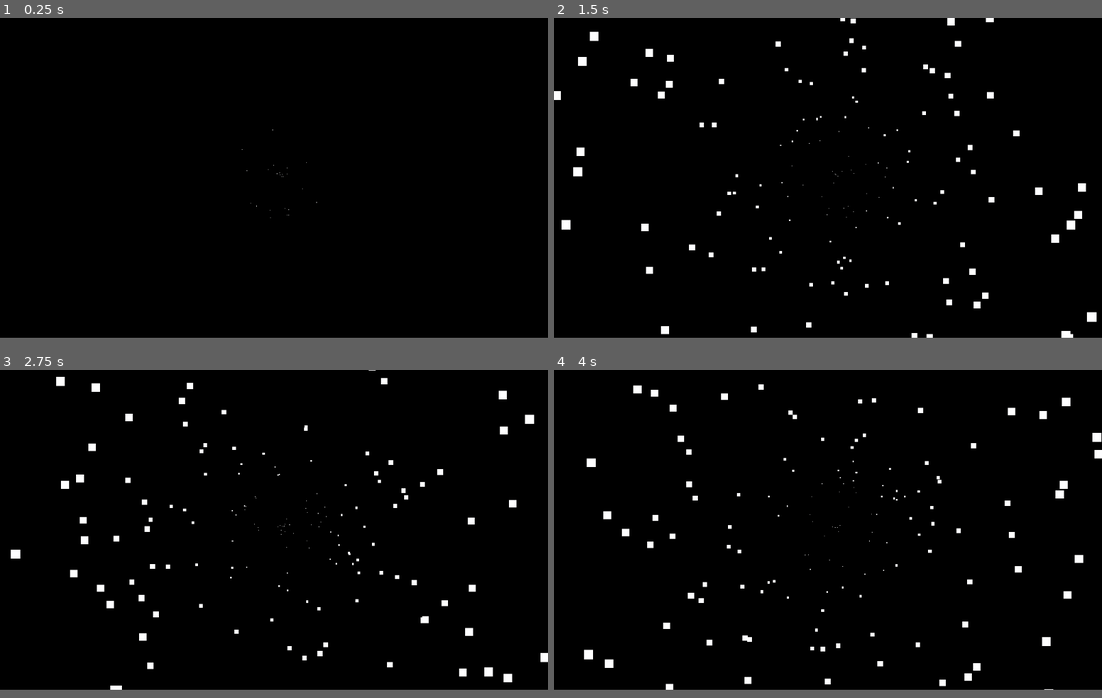
Above: before the commit, frames 1-4 (two rows, left to right).
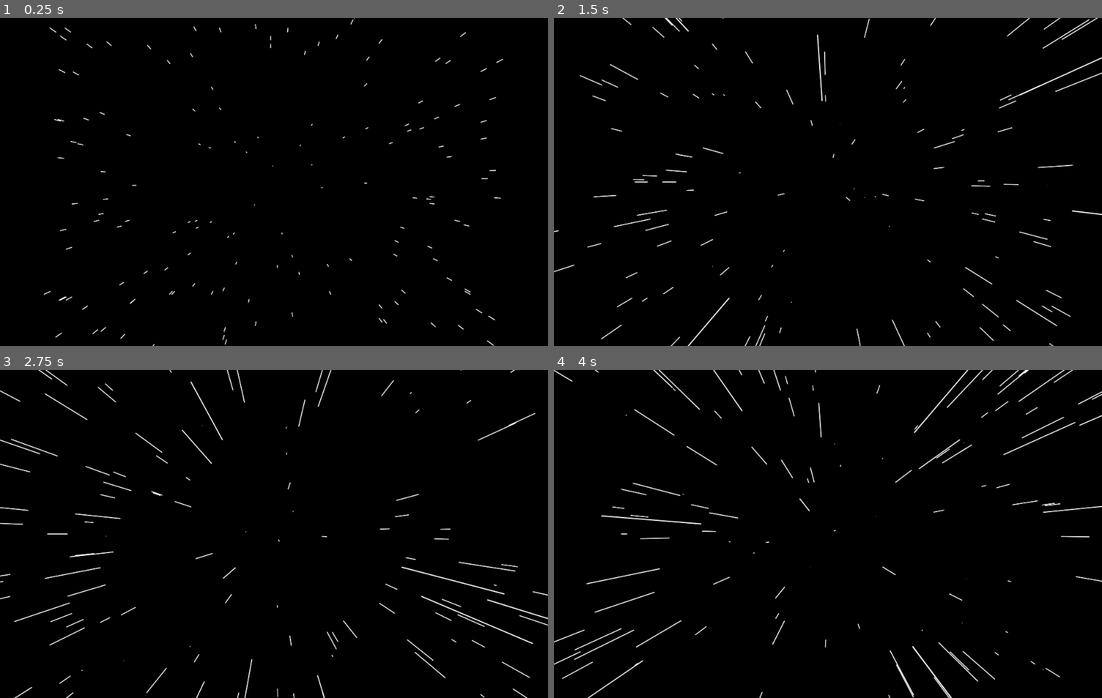
Above: after the commit, the same moments.

Repository: g3rwy/Openforce
Game: Godot game, scene res://Scenes/Start_Menu.tscn
Same seed, same stepped clock (60 frames per second), same inputs: the game is played once before the commit and once after it. Before the commit the project has no main scene; this scene is started directly in both runs. The engine's default icon, where the game draws it, is replaced by a stand-in: a white triangle on a blue panel in a dark square.
Inputs:
- Up to frame 1 (0.25 s): no input
- Up to frame 2 (1.5 s): tap Enter (ui_accept) at 0.5, 0.6, 0.77, 1.07, 1.35 s
- Up to frame 3 (2.75 s): tap Enter (ui_accept) at 1.52, 1.82, 2.1 s
- Up to frame 4 (4 s): tap Enter (ui_accept) at 2.85, 3.02, 3.32, 3.6, 3.77 s
The window is 800x468 before the commit and 800x480 after it. Grey fills any space a smaller window leaves; there, only what the larger window draws over its background counts as a difference.

The runs differ from the first frame. In frame 1, 0.6% of the frame differs, in the area x 8-92%, y 0-100%; in frame 2, 3.4%; in frame 3, 3.8%; in frame 4, 4.0%, in the area x 0-100%, y 0-100%.

Commit message:
Added 'hyper speed' from Broforce main menu

Diff:
--- /dev/null
+++ b/Assets/Star.tscn
@@ -0,0 +1,22 @@
+[gd_scene load_steps=3 format=2]
+
+[ext_resource path="res://Scenes/Scripts/Star.gd" type="Script" id=1]
+[ext_resource path="res://icon.png" type="Texture" id=2]
+
+[node name="Star" type="Line2D"]
+position = Vector2( -29.3731, -97.5188 )
+width = 1.0
+default_color = Color( 1, 1, 1, 1 )
+antialiased = true
+script = ExtResource( 1 )
+
+[node name="icon" type="Sprite" parent="."]
+visible = false
+position = Vector2( 328.979, 346.603 )
+scale = Vector2( 0.3, 0.3 )
+texture = ExtResource( 2 )
+
+[node name="VisibilityNotifier2D" type="VisibilityNotifier2D" parent="."]
+rect = Rect2( -1.5, -1.5, 3, 3 )
+
+[connection signal="screen_exited" from="VisibilityNotifier2D" to="." method="_on_screen_exited"]
--- /dev/null
+++ b/Autoloads/Globals.gd
@@ -0,0 +1,3 @@
+extends Node
+
+var star_speed = 20 # speed of our stars moving towards us in main menu
--- /dev/null
+++ b/Scenes/Scripts/Star.gd
@@ -0,0 +1,40 @@
+extends Line2D
+
+var z = 600 # imaginary z space
+var w = 0.01 #width of Line2D
+
+var pz = z # Previous location of our star
+onready var cords = RandomNumberGenerator.new()
+
+func _ready():
+	width = w
+	cords.randomize()
+	global_position = Vector2(cords.randi_range(-200,200),cords.randi_range(-200,200))
+	add_point(global_position,0)
+	add_point(global_position,1)
+
+func _physics_process(delta):
+	width += w
+	z = z - Globals.star_speed * delta # moving towards
+	move()
+	draw_lines()
+
+func move():
+	var sx = range_lerp(global_position.x / z,0,1,0,600)
+	var sy = range_lerp(global_position.y / z,0,1,0,600)
+	global_position = Vector2(sx,sy)
+	pz = z
+
+
+# When star gets out of the screen, we simply put it back again at the start with default z
+func _on_screen_exited():
+	global_position = Vector2(cords.randi_range(-200,200),cords.randi_range(-200,200))
+	z = 600
+	set_point_position(0,global_position)
+	set_point_position(1,global_position)
+	width = w
+
+func draw_lines():
+	var px = range_lerp(global_position.x / pz,0,1,0,600)
+	var py = range_lerp(global_position.y / pz,0,1,0,600)
+	set_point_position(1,global_position)
--- /dev/null
+++ b/Scenes/Scripts/Start_Menu.gd
@@ -0,0 +1,17 @@
+extends Node
+
+var star = preload("res://Assets/Star.tscn")
+onready var root = get_tree().get_root()
+
+func _ready():
+	$"Camera2D/Background Color".rect_global_position = Vector2(-OS.window_size.x / 2,-OS.window_size.y / 2)
+	$"Camera2D/Background Color".rect_size = OS.window_size
+	#yield(get_tree().create_timer(4), 'timeout')
+	randomize()
+	for i in range(200):
+		root.call_deferred("add_child", star.instance())
+
+func _process(delta):
+	if Input.is_action_just_pressed("ui_accept"):
+		Globals.star_speed = 20
+		print(Globals.star_speed)
--- a/Scenes/Start_Menu.tscn
+++ b/Scenes/Start_Menu.tscn
@@ -1,37 +1,21 @@
 [gd_scene load_steps=2 format=2]
 
-[sub_resource type="Curve" id=1]
-min_value = 0.99
-max_value = 46.62
-_data = [ Vector2( 0, 0.99 ), 0.0, -12.4085, 0, 0, Vector2( 1, 17.9975 ), 4.84894, 0.0, 0, 0 ]
+[ext_resource path="res://Scenes/Scripts/Start_Menu.gd" type="Script" id=2]
 
 [node name="Start_Menu" type="Node"]
+script = ExtResource( 2 )
 
-[node name="Control" type="Control" parent="."]
+[node name="Camera2D" type="Camera2D" parent="."]
+current = true
+
+[node name="Background Color" type="ColorRect" parent="Camera2D"]
 anchor_right = 1.0
 anchor_bottom = 1.0
-__meta__ = {
-"_edit_use_anchors_": false
-}
-
-[node name="Background Color" type="ColorRect" parent="Control"]
-anchor_right = 1.0
-anchor_bottom = 1.0
+margin_left = -500.0
+margin_top = -300.0
+margin_right = 500.0
+margin_bottom = 300.0
 color = Color( 0, 0, 0, 1 )
 __meta__ = {
 "_edit_use_anchors_": false
 }
-
-[node name="CPUParticles2D" type="CPUParticles2D" parent="Control"]
-position = Vector2( 528, 294.909 )
-amount = 200
-lifetime = 3.0
-speed_scale = 3.0
-spread = 180.0
-gravity = Vector2( 0, 0 )
-initial_velocity = 100.0
-initial_velocity_random = 0.35
-linear_accel = 80.0
-tangential_accel = 12.9
-scale_amount_random = 0.42
-scale_amount_curve = SubResource( 1 )
--- a/project.godot
+++ b/project.godot
@@ -11,7 +11,16 @@
 [application]
 
 config/name="Openforce"
+run/main_scene="res://Scenes/Start_Menu.tscn"
 config/icon="res://icon.png"
+
+[autoload]
+
+Globals="*res://Autoloads/Globals.gd"
+
+[display]
+
+window/size/width=1000
 
 [physics]
 
